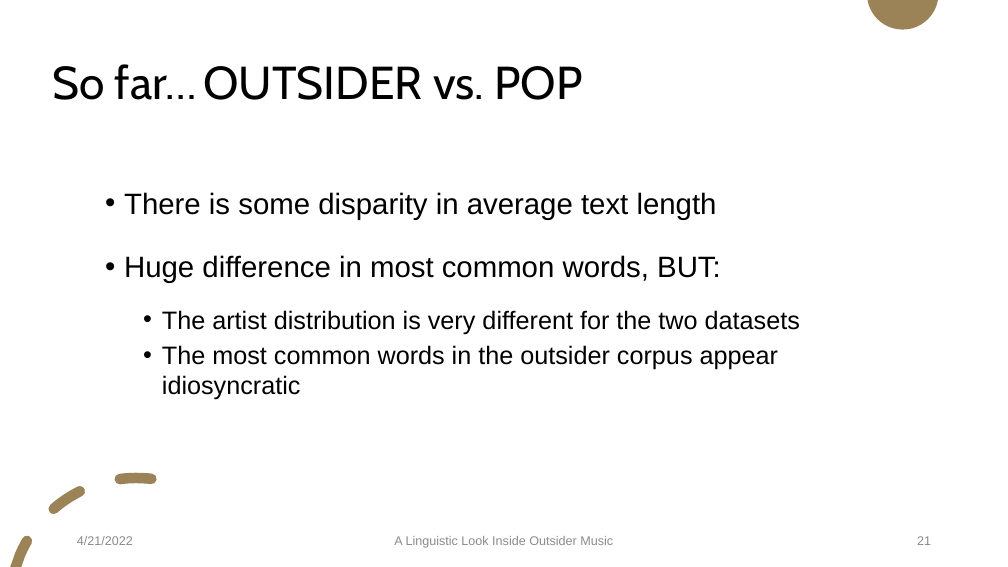
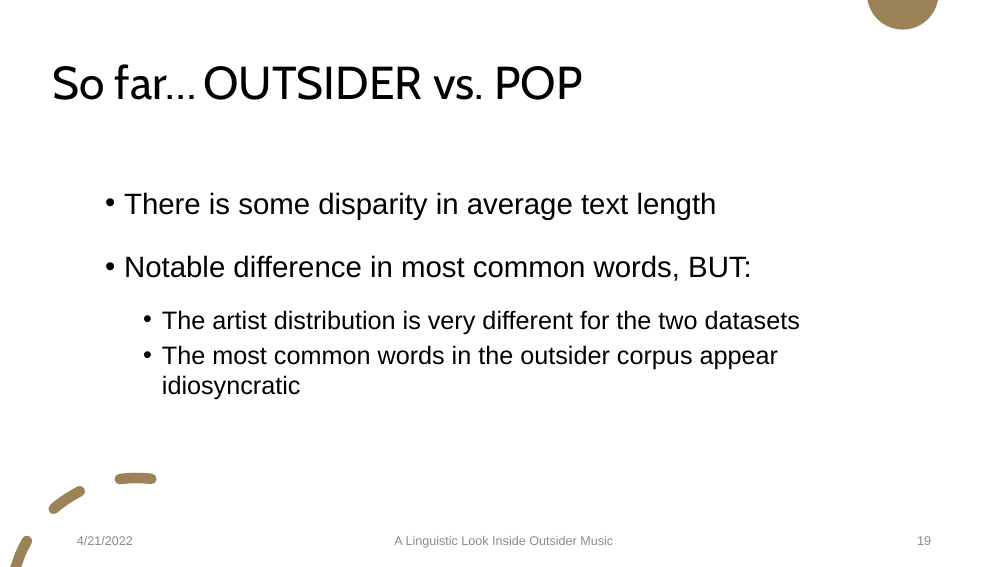
Before and after one commit to Data-Science-for-Linguists-2022/Outsider-Music-Linguistic-Analysis, a slide deck: slide 19 of presentation_4_20_22.pptx (slide 21 before the commit). Drawn at 1008x567 pixels with LibreOffice and Linux fonts; fonts in the diff are those of the drawing. Boxes give left, top, right and bottom in pixels: in the first picture for what was removed or moved away, otherwise in the second. Text is boxed around its words. In the diff, an @@ line names an element or a change of style, - is before the commit and + after.

```diff
--- a/presentation_4_20_22.pptx
+++ b/presentation_4_20_22.pptx
@@ text at [124, 255, 752, 281]: text changed @@
-• Huge difference in most common words, BUT:
+• Notable difference in most common words, BUT:
@@ page number at [917, 536, 931, 545]: text changed @@
-21
+19
```
Also in this commit, not shown: 2 other slides changed, 1 slide added, 3 slides removed.
